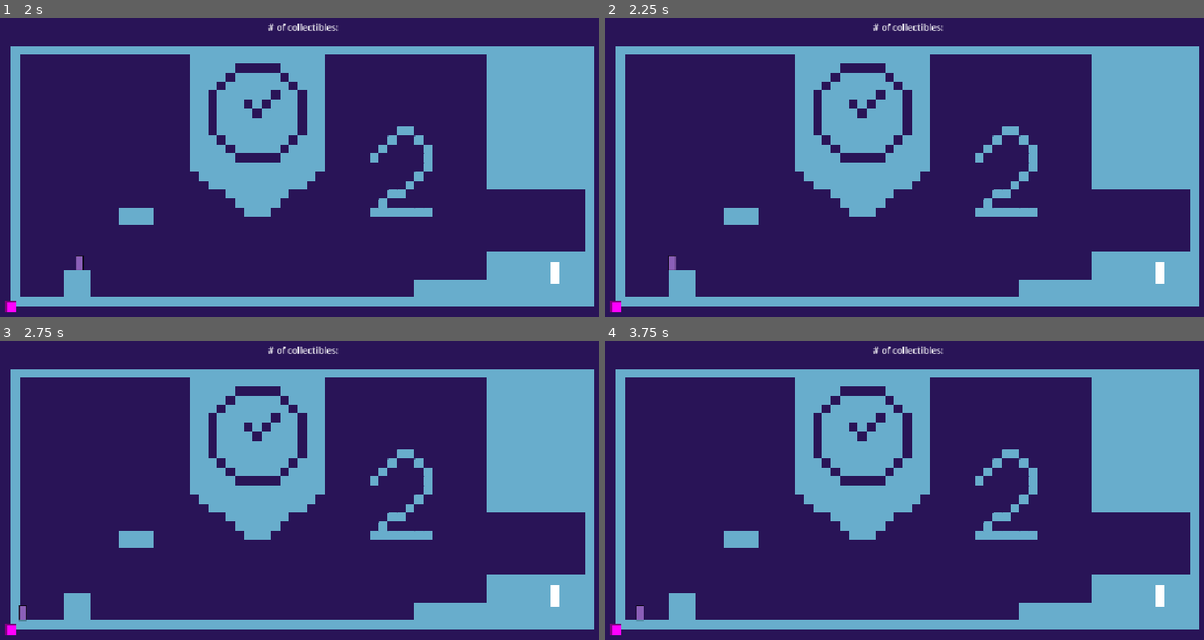
Above: before the commit, frames 1-4 (two rows, left to right).
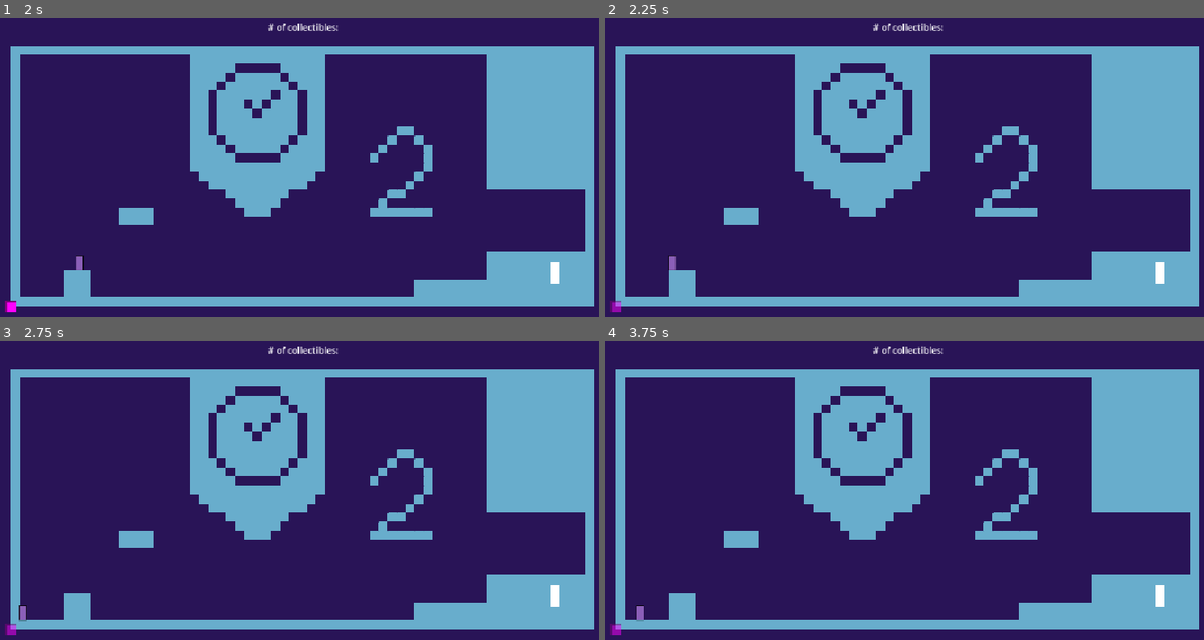
Above: after the commit, the same moments.

Repository: Arltzi/gmtk2026
Game: Godot game, scene res://src/gameplay/environment/toggleable_platform.tscn
Same seed, same stepped clock (60 frames per second), same inputs: the game is played once before the commit and once after it. This scene is started directly instead of the project's main scene.
Inputs (mouse positions are in pixels of both pictures, inside the frame that each line leads up to):
- Up to frame 1 (2 s): tap Enter (ui_accept) at 0.5, 1.25 s; move the mouse to (437, 167) at 0.52 s; hold D (right) 0.53-1.25 s; hold Shift (run) 0.53-1.25 s; click (437, 167) at 0.67 s; tap Space (jump) at 0.77 s; drag from (167, 203) to (263, 260) at 1.27 s
- Up to frame 2 (2.25 s): tap Enter (ui_accept) at 2 s; move the mouse to (964, 104) at 2.02 s; hold A (left) from 2.03 s (still down); hold K (latch) from 2.03 s (still down)
- Up to frame 3 (2.75 s): keep holding A (left); keep holding K (latch); tap Shift (run) at 2.3 s
- Up to frame 4 (3.75 s): release A (left) at 2.75 s; release K (latch) at 2.75 s; drag from (868, 583) to (706, 454) at 2.77 s; tap Enter (ui_accept) at 3.5 s; move the mouse to (1096, 562) at 3.52 s; hold D (right) from 3.53 s (still down); hold Shift (run) from 3.53 s (still down); tap W (twirl) at 3.6 s

Frame 1 is identical in both runs. In frame 2, less than 0.1% of the frame differs, in the area x 0-3%, y 94-99%; in frame 3, less than 0.1%; in frame 4, less than 0.1%.

Commit message:
toggleable platform working

Diff:
--- a/src/gameplay/environment/toggleable_platform.gd
+++ b/src/gameplay/environment/toggleable_platform.gd
@@ -34,7 +34,7 @@
 #region FUNCTIONS
 # static, public, protected, private
 func toggle_enabled() -> void:
-  _set_enabled(not enabled)
+  enabled = not enabled
   pass
 
 func _set_enabled(enabled: bool) -> void:
--- a/src/gameplay/environment/toggleable_platform.tscn
+++ b/src/gameplay/environment/toggleable_platform.tscn
@@ -1,6 +1,7 @@
 [gd_scene format=3 uid="uid://58ywvw2sfkbx"]
 
 [ext_resource type="Script" uid="uid://brpr2fn3x0t0j" path="res://src/gameplay/environment/toggleable_platform.gd" id="1_2fhls"]
+[ext_resource type="Script" uid="uid://dlck1gidxe0wv" path="res://src/core/main_game/base_tick_user.gd" id="2_v4tq2"]
 
 [sub_resource type="PlaceholderTexture2D" id="PlaceholderTexture2D_2l8ex"]
 size = Vector2(20, 20)
@@ -19,3 +20,10 @@
 
 [node name="CollisionShape2D" type="CollisionShape2D" parent="StaticBody2D" unique_id=1242361590]
 shape = SubResource("RectangleShape2D_2fhls")
+
+[node name="TickElement2D" type="Node2D" parent="." unique_id=1117889777]
+script = ExtResource("2_v4tq2")
+ticks_per_signal = 4
+metadata/_custom_type_script = "uid://dlck1gidxe0wv"
+
+[connection signal="run_interactive_beat" from="TickElement2D" to="." method="toggle_enabled"]
